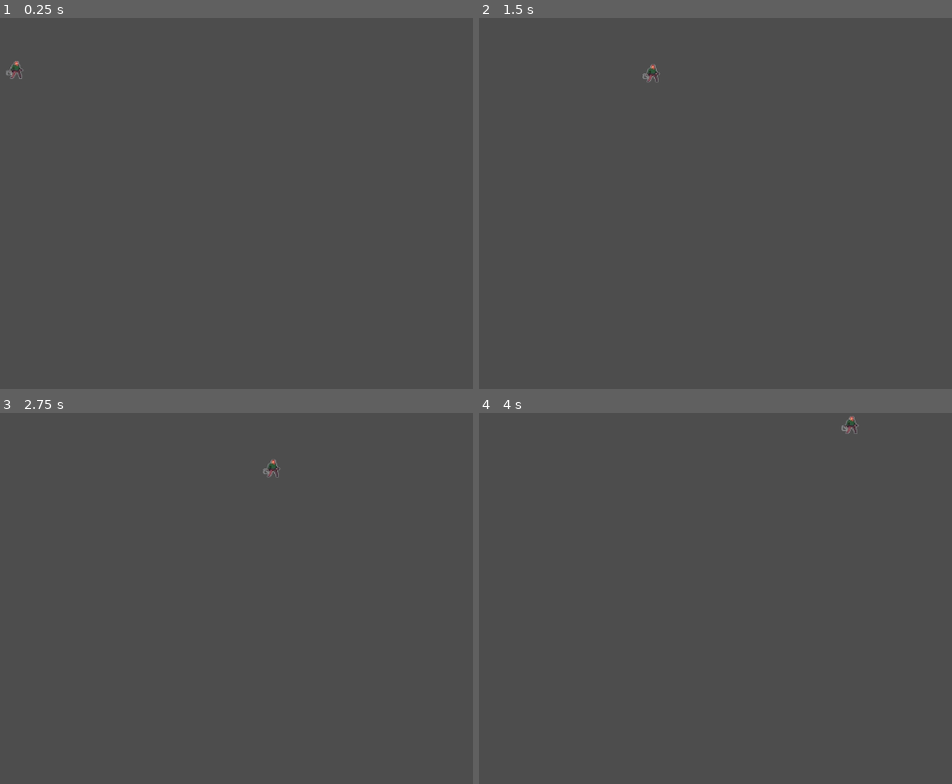
Above: before the commit, frames 1-4 (two rows, left to right).
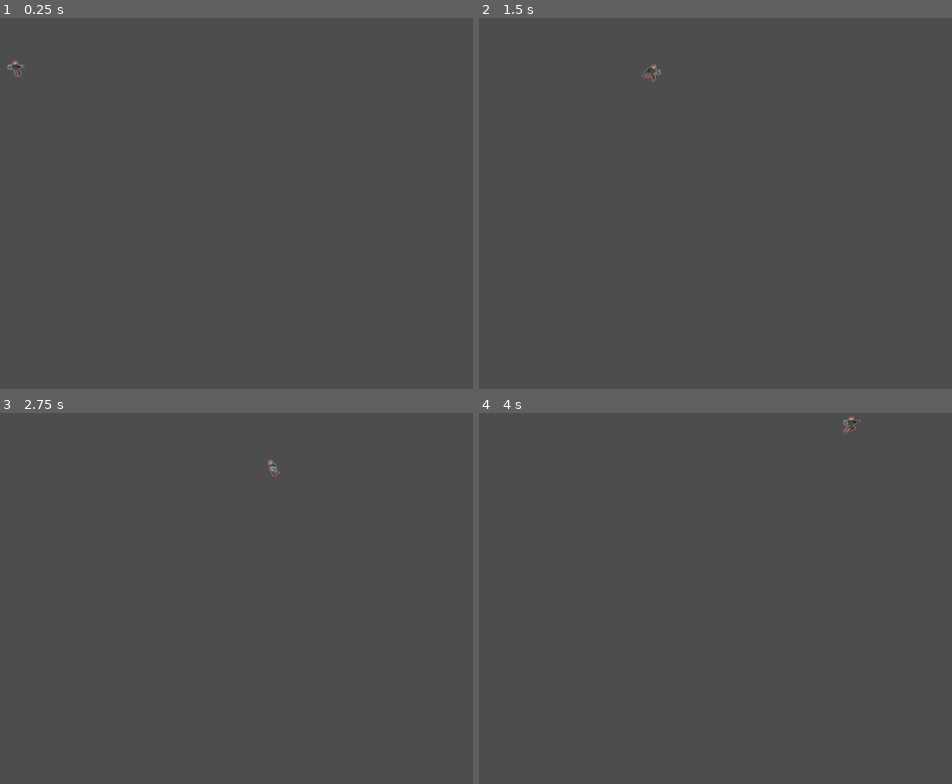
Above: after the commit, the same moments.

Repository: t0rb1n0/Underground-oddesey
Game: Godot game, scene res://Scenes/world.tscn
The game is run twice, just before and just after one commit, with the same random seed, the same clock (stepped at 60 frames per second) and the same inputs. Before the commit the project has no main scene; this scene is started directly in both runs.
Inputs:
- Up to frame 1 (0.25 s): no input
- Up to frame 2 (1.5 s): hold D (right) from 0.53 s (still down); tap W (jump) at 0.6, 0.77, 1.07, 1.35 s
- Up to frame 3 (2.75 s): tap W (jump) at 1.52, 1.82, 2.1 s; tap Enter at 2 s; release D (right) at 2.03 s; hold A (left) from 2.03 s (still down)
- Up to frame 4 (4 s): release A (left) at 2.78 s; hold D (right) from 2.78 s (still down); tap W (jump) at 2.85, 3.02, 3.32, 3.6, 3.77 s; tap Space at 3.5 s

The runs differ from the first frame. In frame 1, less than 0.1% of the frame differs, in the area x 1-6%, y 11-17%; in frame 2, less than 0.1%; in frame 3, less than 0.1%; in frame 4, less than 0.1%.

Commit message:
1.4 version
Adding sprite and map tileset

Diff:
--- a/Scenes/player.gd
+++ b/Scenes/player.gd
@@ -16,7 +16,7 @@
 # Get the gravity from the project settings to be synced with RigidBody nodes.
 var gravity = ProjectSettings.get_setting("physics/2d/default_gravity")
 
-func update_state ():
+func update_state():
 	if anim_state == state.HURT:
 		return
 	if is_on_floor():
@@ -24,7 +24,28 @@
 			anim_state = state.IDLE
 		elif velocity.x != 0:
 			anim_state = state.RUNNING
+	else:
+		if velocity.y < 0:
+			anim_state = state.JUMPUP
+		else:
+			anim_state = state.JUMPDOWN
 
+func update_animation(direction):
+	if direction > 0:
+		animator.flip_h = false
+	elif direction < 0:
+		animator.flip_h = true
+	match anim_state:
+		state.IDLE:
+			animation_player.play("idle")
+		state.RUNNING:
+			animation_player.play("run")
+		state.JUMPUP:
+			animation_player.play("jump_up")
+		state.JUMPDOWN:
+			animation_player.play("jump_down")
+		state.HURT:
+			animation_player.play("hurt")
 
 func _physics_process(delta):
 	# Add the gravity.
@@ -43,4 +64,6 @@
 	else:
 		velocity.x = move_toward(velocity.x, 0, speed)
 
+	update_state()
+	update_animation(direction)
 	move_and_slide()
--- a/Scenes/player.tscn
+++ b/Scenes/player.tscn
@@ -144,7 +144,6 @@
 
 [sub_resource type="Animation" id="Animation_wsbk1"]
 length = 0.6
-loop_mode = 1
 tracks/0/type = "value"
 tracks/0/imported = false
 tracks/0/enabled = true
@@ -307,3 +306,4 @@
 libraries = {
 "": SubResource("AnimationLibrary_j66oi")
 }
+autoplay = "idle"
--- a/project.godot
+++ b/project.godot
@@ -11,6 +11,7 @@
 [application]
 
 config/name="Underground-oddesey"
+run/main_scene="res://Scenes/world.tscn"
 config/features=PackedStringArray("4.2", "GL Compatibility")
 config/icon="res://icon.svg"
 
Binary file added: Scenes/Cave Tileset.PNG
Not shown, added: Scenes/Cave Tileset.PNG.import
Not shown, added: export_presets.cfg
